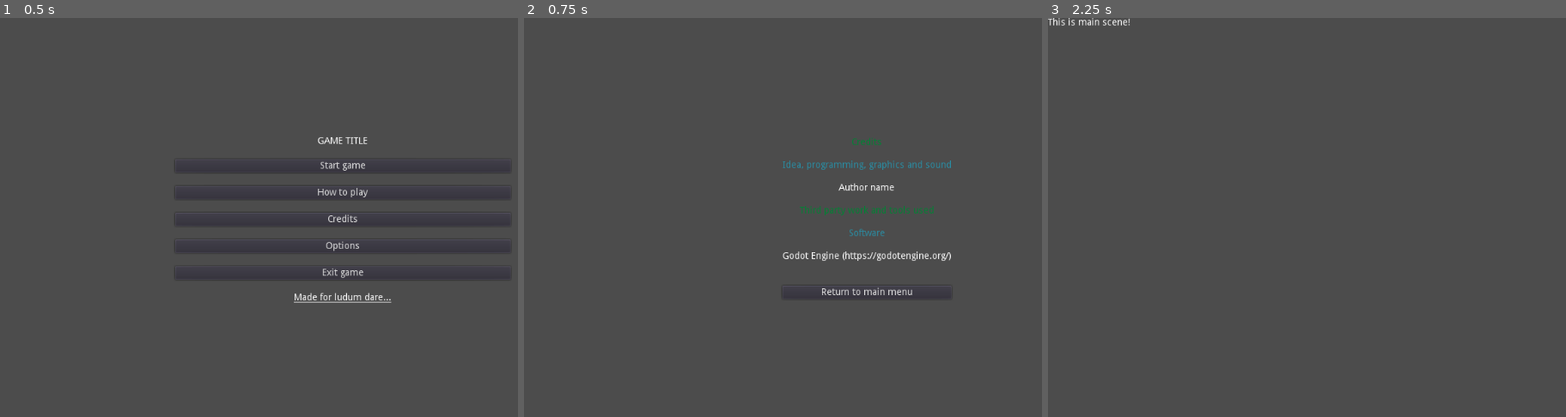
Above: before the commit, frames 1-3 (left to right).
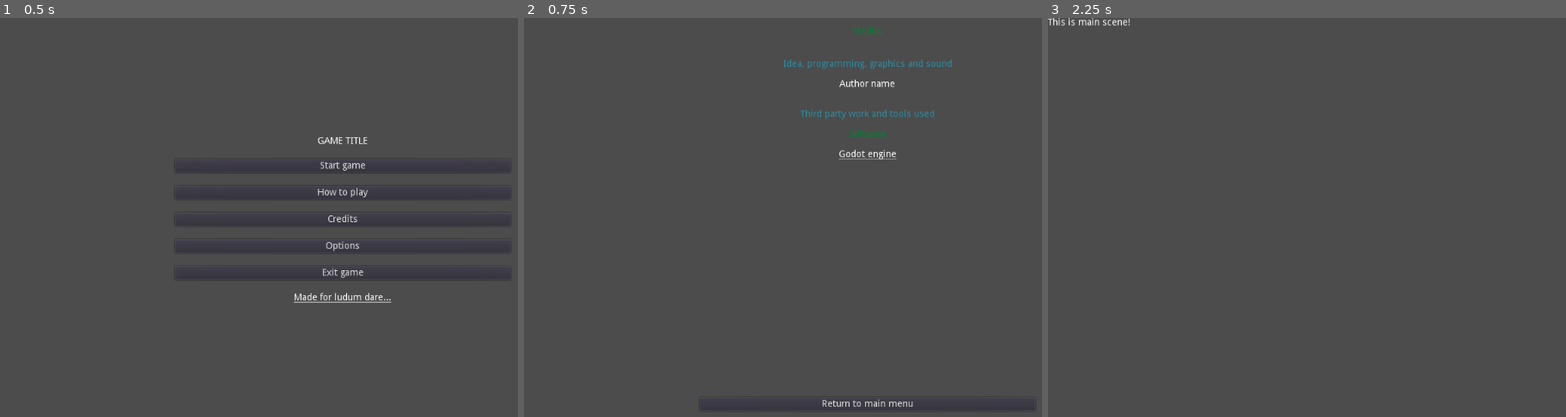
Above: after the commit, the same moments.

Repository: moisesjbc/godot-game-boilerplate
Game: Godot game, scene res://menus/main_menu/main_menu.tscn
Two runs of this game, one before a commit and one after it. Both use one fixed random seed, a clock stepped at 60 frames per second and the inputs below.
Inputs:
- Up to frame 1 (0.5 s): no input
- Up to frame 2 (0.75 s): click "Credits" at 0.5 s
- Up to frame 3 (2.25 s): click "Return to main menu" at 1.25 s; click "Start game" at 2 s

Frame 1 is identical in both runs. In frame 2, 1.9% of the frame differs, in the area x 49-83%, y 2-98%; in frame 3, nothing differs.

Commit message:
Credits body is now an auxiliary rich text label

Diff:
--- a/godot-project/menus/credits_menu/credits_menu.tscn
+++ b/godot-project/menus/credits_menu/credits_menu.tscn
@@ -1,75 +1,68 @@
-[gd_scene load_steps=2 format=2]
+[gd_scene load_steps=3 format=2]
 
 [ext_resource path="res://menus/credits_menu/credits_menu.gd" type="Script" id=1]
+[ext_resource path="res://utils/rich_label_with_links/rich_label_with_links.tscn" type="PackedScene" id=2]
 
 [node name="credits_menu" type="CanvasLayer"]
 pause_mode = 2
 script = ExtResource( 1 )
 
 [node name="CenterContainer" type="CenterContainer" parent="."]
-margin_right = 1022.0
-margin_bottom = 599.0
+anchor_right = 1.0
+anchor_bottom = 1.0
 __meta__ = {
 "_edit_use_anchors_": false
 }
 
 [node name="VBoxContainer" type="VBoxContainer" parent="CenterContainer"]
-margin_left = 385.0
-margin_top = 179.0
-margin_right = 637.0
-margin_bottom = 420.0
+margin_left = 262.0
+margin_top = 13.0
+margin_right = 762.0
+margin_bottom = 587.0
 custom_constants/separation = 20
 
 [node name="title" type="Label" parent="CenterContainer/VBoxContainer"]
-margin_right = 252.0
+margin_right = 500.0
 margin_bottom = 14.0
 custom_colors/font_color = Color( 0, 0.519531, 0.202942, 1 )
 text = "Credits"
 align = 1
 
-[node name="own_work_title" type="Label" parent="CenterContainer/VBoxContainer"]
+[node name="rich_label_with_links" parent="CenterContainer/VBoxContainer" instance=ExtResource( 2 )]
 margin_top = 34.0
-margin_right = 252.0
-margin_bottom = 48.0
-custom_colors/font_color = Color( 0.160784, 0.556863, 0.647059, 1 )
-text = "Idea, programming, graphics and sound"
-align = 1
+margin_right = 500.0
+margin_bottom = 534.0
+rect_min_size = Vector2( 500, 500 )
+bbcode_enabled = true
+bbcode_text = "[center]
+[color=#298ea5]Idea, programming, graphics and sound[/color]
 
-[node name="name_title" type="Label" parent="CenterContainer/VBoxContainer"]
-margin_top = 68.0
-margin_right = 252.0
-margin_bottom = 82.0
-text = "Author name"
-align = 1
+Author name
 
-[node name="third_party_work_title" type="Label" parent="CenterContainer/VBoxContainer"]
-margin_top = 102.0
-margin_right = 252.0
-margin_bottom = 116.0
-custom_colors/font_color = Color( 0, 0.519531, 0.202942, 1 )
-text = "Third party work and tools used"
-align = 1
 
-[node name="software_title" type="Label" parent="CenterContainer/VBoxContainer"]
-margin_top = 136.0
-margin_right = 252.0
-margin_bottom = 150.0
-custom_colors/font_color = Color( 0.160784, 0.556863, 0.647059, 1 )
-text = "Software"
-align = 1
+[color=#298ea5]Third party work and tools used[/color]
 
-[node name="software" type="Label" parent="CenterContainer/VBoxContainer"]
-margin_top = 170.0
-margin_right = 252.0
-margin_bottom = 201.0
-text = "Godot Engine (https://godotengine.org/)
+[color=#008434]Software[/color]
+
+[url=https://godotengine.org]Godot engine[/url]
+[/center]"
+text = "
+Idea, programming, graphics and sound
+
+Author name
+
+
+Third party work and tools used
+
+Software
+
+Godot engine
 "
-align = 1
 
 [node name="return_to_main_menu_button" type="Button" parent="CenterContainer/VBoxContainer"]
-margin_top = 221.0
-margin_right = 252.0
-margin_bottom = 241.0
+margin_top = 554.0
+margin_right = 500.0
+margin_bottom = 574.0
 size_flags_vertical = 2
 text = "Return to main menu"
 [connection signal="pressed" from="CenterContainer/VBoxContainer/return_to_main_menu_button" to="." method="_on_return_to_main_menu_button_pressed"]
--- /dev/null
+++ b/godot-project/rich_label_with_links.gd
@@ -0,0 +1,4 @@
+extends RichTextLabel
+
+func _on_rich_label_with_links_meta_clicked(meta):
+	OS.shell_open(meta);
--- a/godot-project/utils/centered_link/centered_link.tscn
+++ b/godot-project/utils/centered_link/centered_link.tscn
@@ -11,12 +11,13 @@
 }
 
 [node name="link_button" type="LinkButton" parent="."]
-margin_left = 469.0
+margin_left = 496.0
 margin_top = 293.0
-margin_right = 554.0
+margin_right = 527.0
 margin_bottom = 307.0
+hint_tooltip = "Will open a browser window to href"
 custom_colors/font_color = Color( 1, 1, 1, 1 )
-text = "Centered link"
+text = "label"
 __meta__ = {
 "_editor_description_": ""
 }
--- /dev/null
+++ b/godot-project/utils/rich_label_with_links/rich_label_with_links.tscn
@@ -0,0 +1,12 @@
+[gd_scene load_steps=2 format=2]
+
+[ext_resource path="res://rich_label_with_links.gd" type="Script" id=1]
+
+[node name="rich_label_with_links" type="RichTextLabel"]
+margin_right = 40.0
+margin_bottom = 40.0
+script = ExtResource( 1 )
+__meta__ = {
+"_edit_use_anchors_": false
+}
+[connection signal="meta_clicked" from="." to="." method="_on_rich_label_with_links_meta_clicked"]
